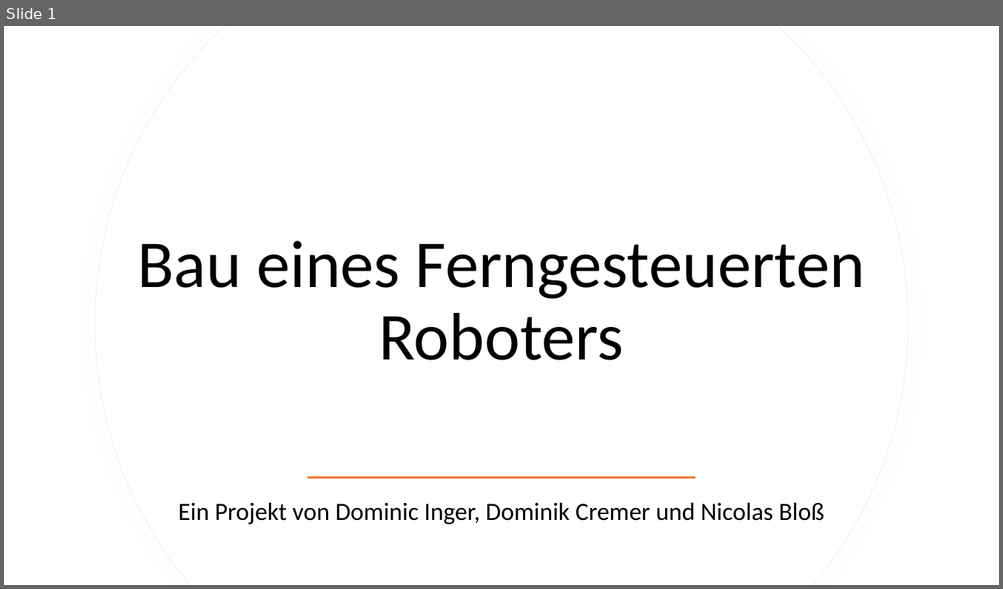
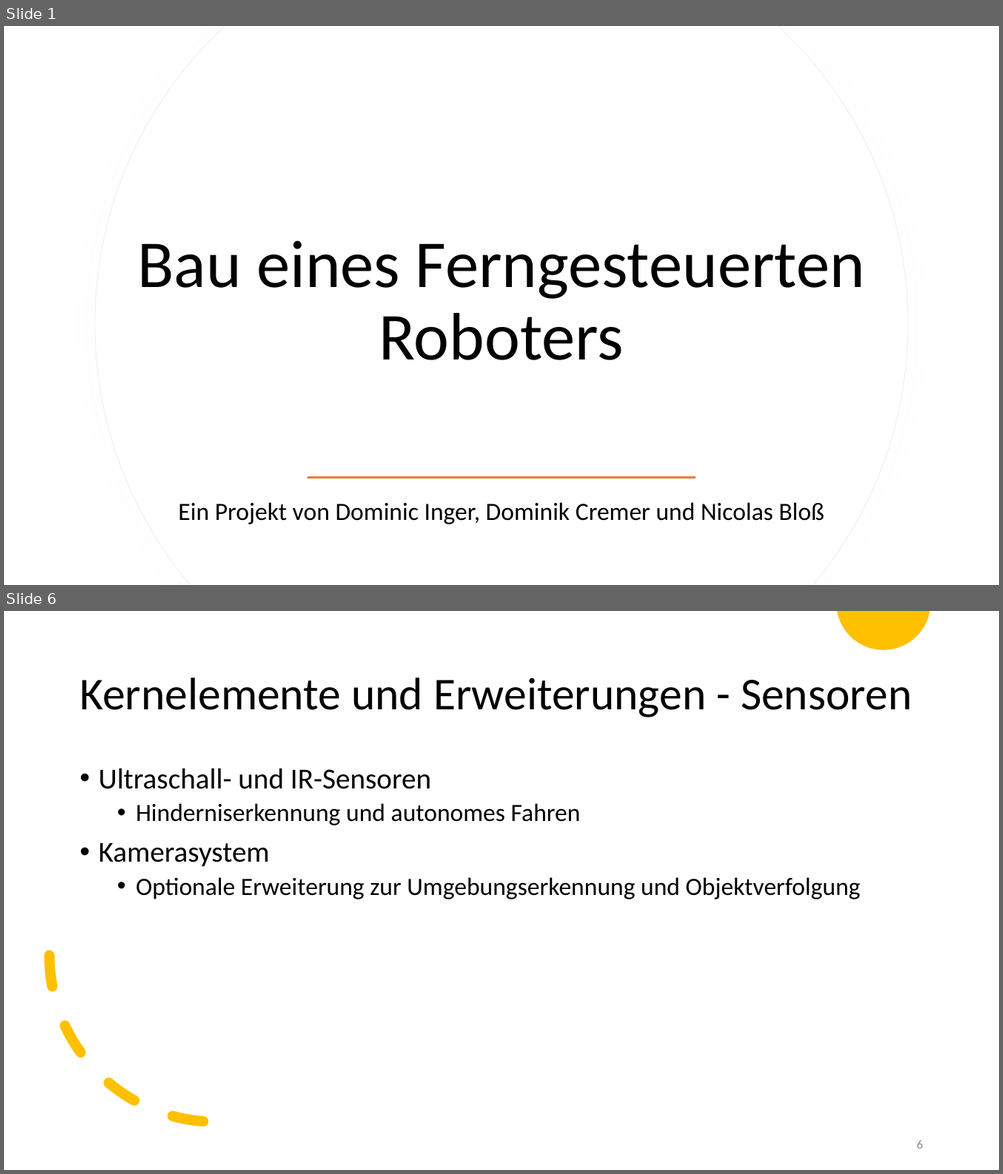
Before and after one commit to DominikCrm/Robotic, a slide deck: Ferngesteuerter Roboter.pptx. Shown one above the other, each under a label of ours: slide 1 before the commit, slides 1 and 6 after it; the slides between them are not shown. The pictures are 1003x589 and 1003x1174 pixels, drawn with LibreOffice and Linux fonts; fonts in the diff are those of the drawing. Boxes give left, top, right and bottom in pixels: in the first picture for what was removed or moved away, otherwise in the second. Text is boxed around its words. In the diff, an @@ line names an element or a change of style, - is before the commit and + after.

```diff
--- a/Ferngesteuerter Roboter.pptx
+++ b/Ferngesteuerter Roboter.pptx
@@ slide 6 added at [4, 611, 999, 1170], background #FFFFFF @@
@@ freeform shape added at [836, 611, 929, 649], fill #FFC000 @@
@@ title added at [79, 678, 911, 718], 44 pt, text #000000 @@
+Kernelemente und Erweiterungen - Sensoren
@@ text added at [99, 768, 860, 900], 24 pt, text #000000 @@
+• Ultraschall- und IR-Sensoren
+  • Hinderniserkennung und autonomes Fahren
+• Kamerasystem
+  • Optionale Erweiterung zur Umgebungserkennung und Objektverfolgung
@@ arc (boxed as its full ellipse) added at [50, 789, 383, 1123], outline #FFC000 10 pt dashed @@
@@ page number added at [916, 1141, 922, 1149], 12 pt, text #8C8C8C @@
+6
```
Also in this commit, not shown: 3 slides changed, 5 other slides added, 4 slides removed.
